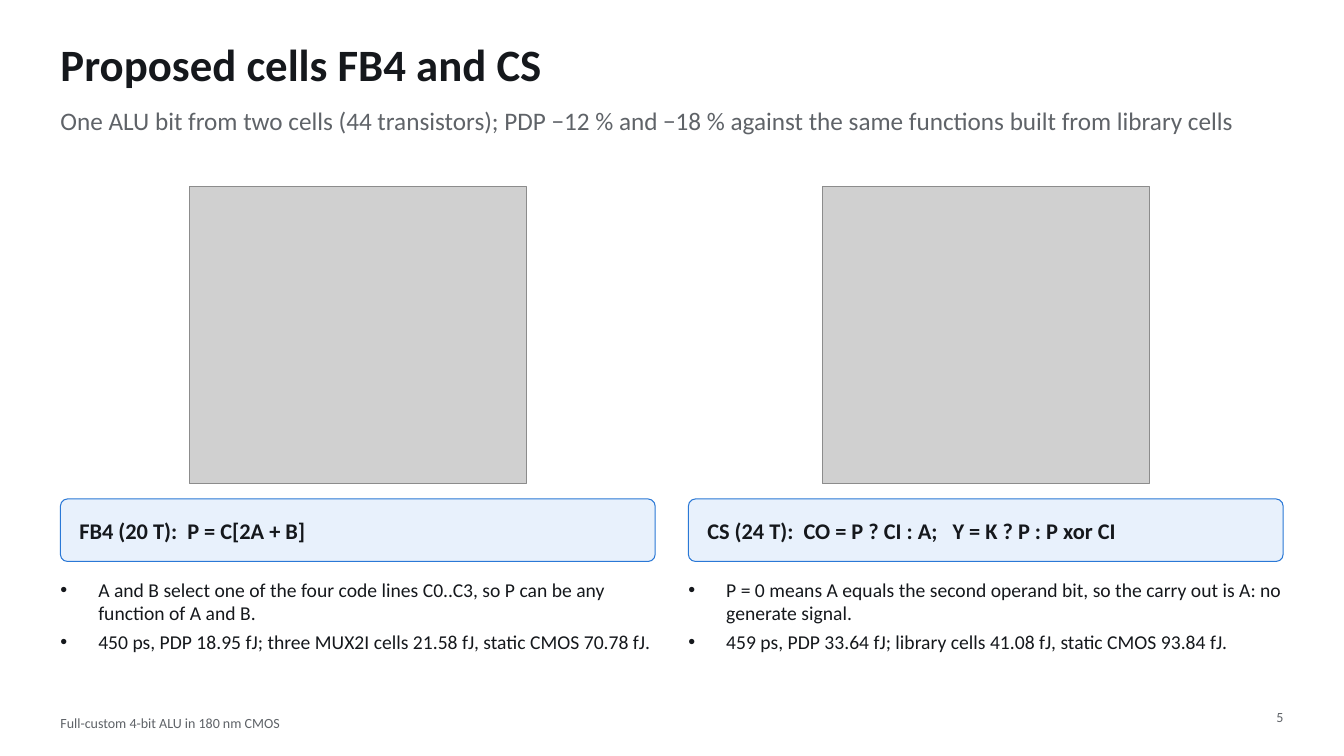
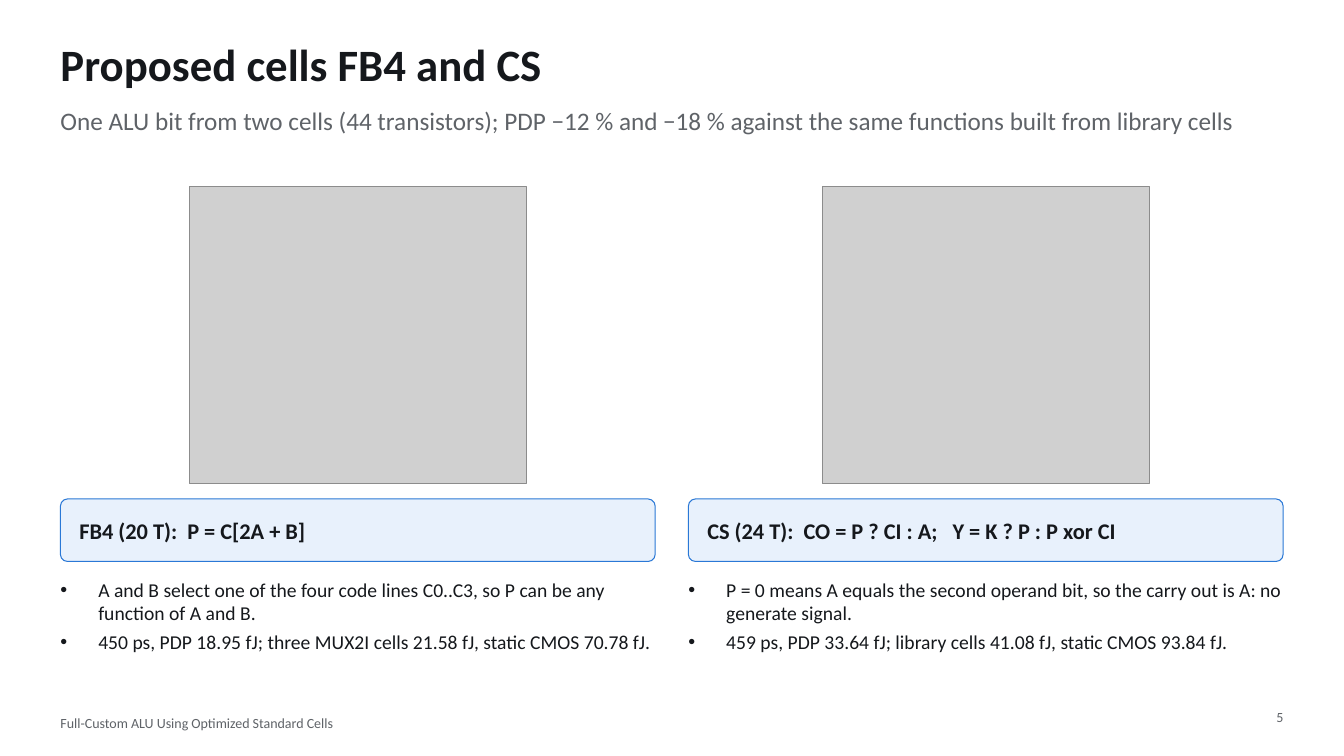
Before and after one commit to manshukgarg/alu-fullcustom-180nm, a slide deck: slide 5 of docs/presentation/ALU4_180nm_presentation.pptx. Drawn at 1344x756 pixels with LibreOffice and Linux fonts; fonts in the diff are those of the drawing; grey boxes stand for pictures. Boxes give left, top, right and bottom in pixels: in the first picture for what was removed or moved away, otherwise in the second. Text is boxed around its words. In the diff, an @@ line names an element or a change of style, - is before the commit and + after.

```diff
--- a/docs/presentation/ALU4_180nm_presentation.pptx
+++ b/docs/presentation/ALU4_180nm_presentation.pptx
@@ text at (x1=60, y1=718, x2=333, y2=731): text changed @@
-Full-custom 4-bit ALU in 180 nm CMOS
+Full-Custom ALU Using Optimized Standard Cells
```
Also in this commit, not shown: 8 other slides changed, 1 slide added, 1 slide removed, 2 other files.
